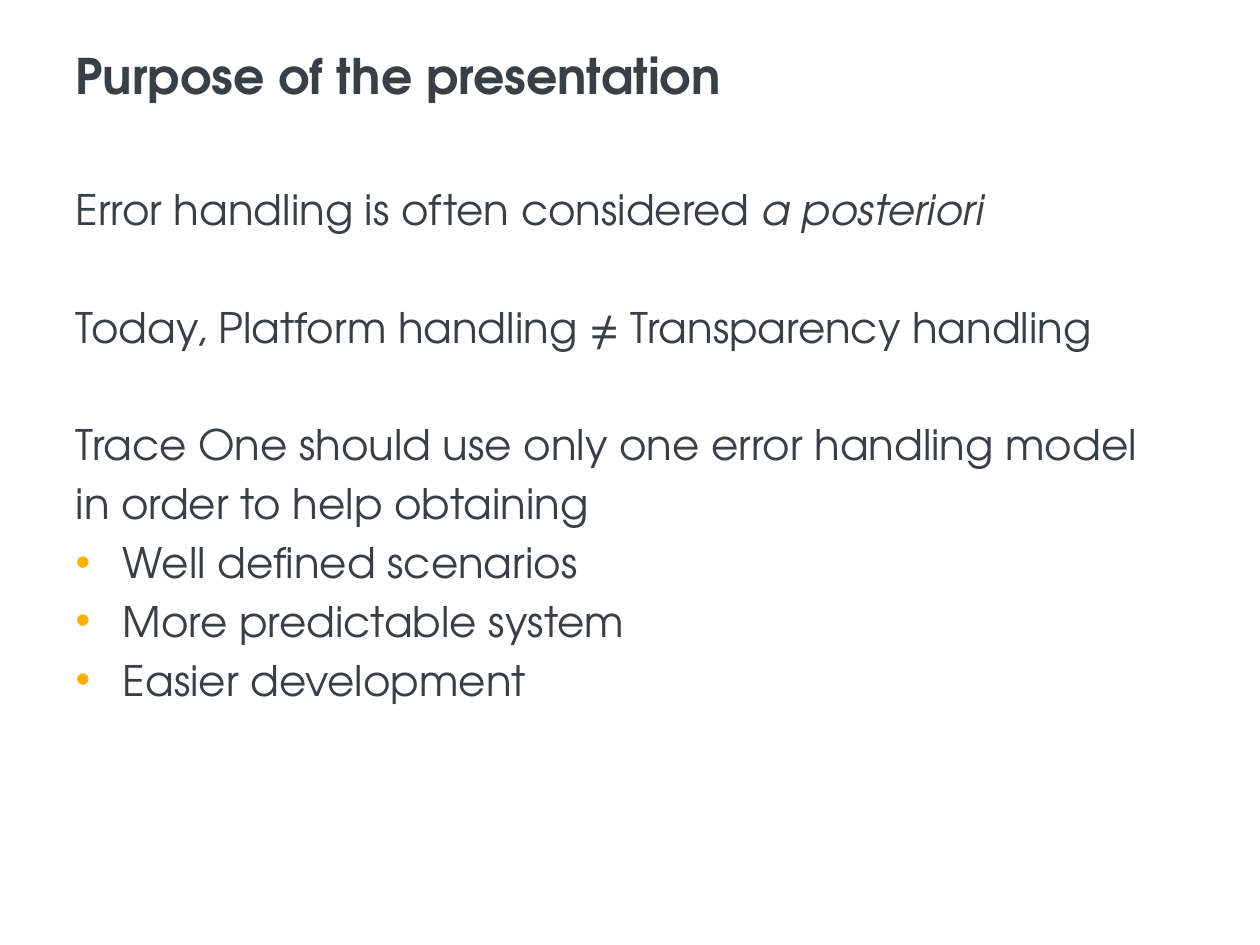
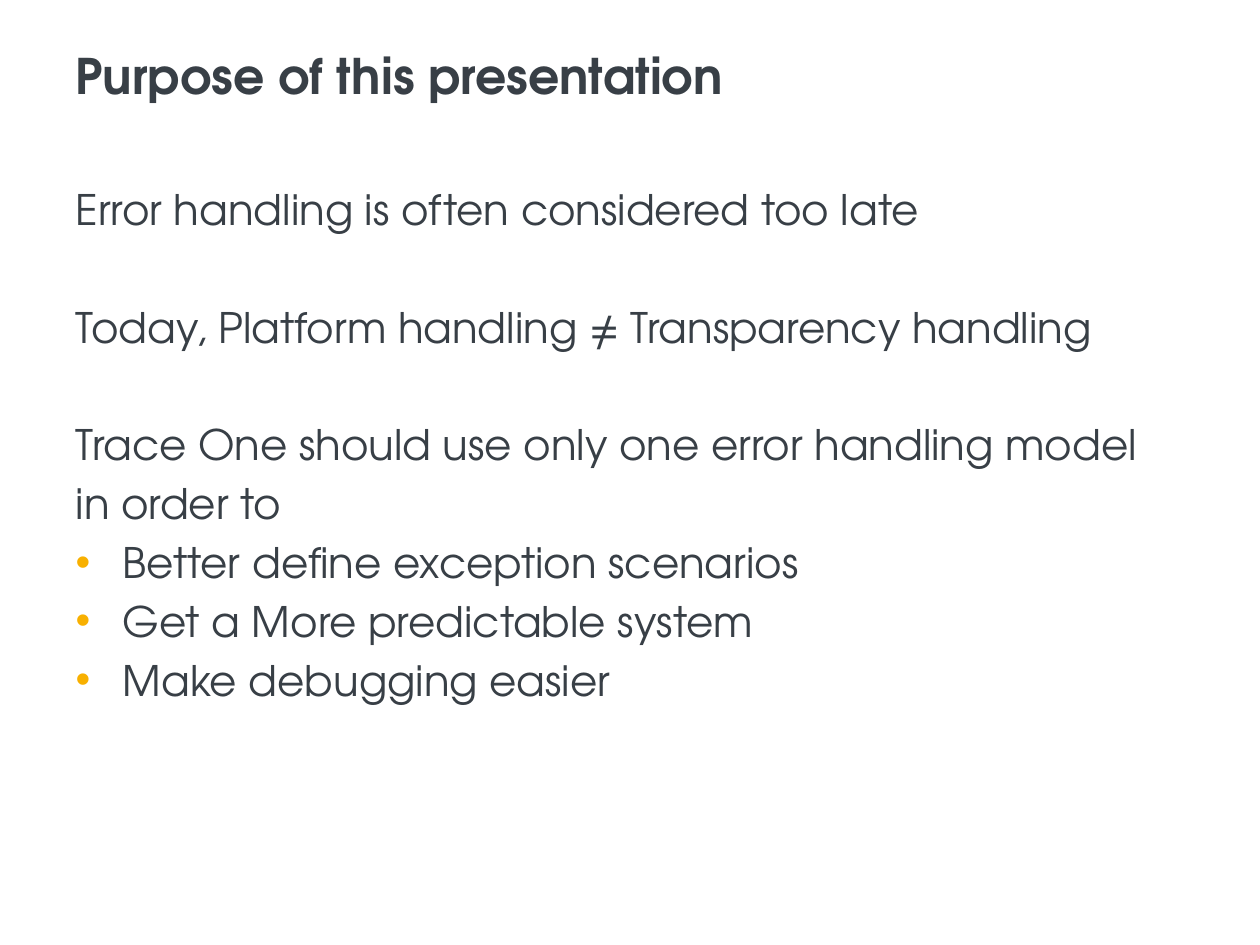
Before and after one commit to BlueInt32/prez_error_handling, a slide deck: slide 2 of Error Handling presentation.pptx. Drawn at 1260x945 pixels with LibreOffice and Linux fonts; fonts in the diff are those of the drawing; background and template pictures are left out. Boxes give left, top, right and bottom in pixels: in the first picture for what was removed or moved away, otherwise in the second. Text is boxed around its words. In the diff, an @@ line names an element or a change of style, - is before the commit and + after.

Commit message:
Updates on PPTX

```diff
--- a/Error Handling presentation.pptx
+++ b/Error Handling presentation.pptx
@@ title at <box>76,56,722,103</box>: text changed @@
-Purpose of the presentation
+Purpose of this presentation
@@ text at <box>76,194,919,234</box>: text changed @@
-Error handling is often considered a posteriori
+Error handling is often considered too late
@@ text at <box>76,488,799,705</box>: text changed @@
-in order to help obtaining
-• Well defined scenarios
-• More predictable system
-• Easier development
+in order to
+• Better define exception scenarios
+• Get a More predictable system
+• Make debugging easier
```
Also in this commit, not shown: 36 other slides changed, 4 slides added, 6 other files.
